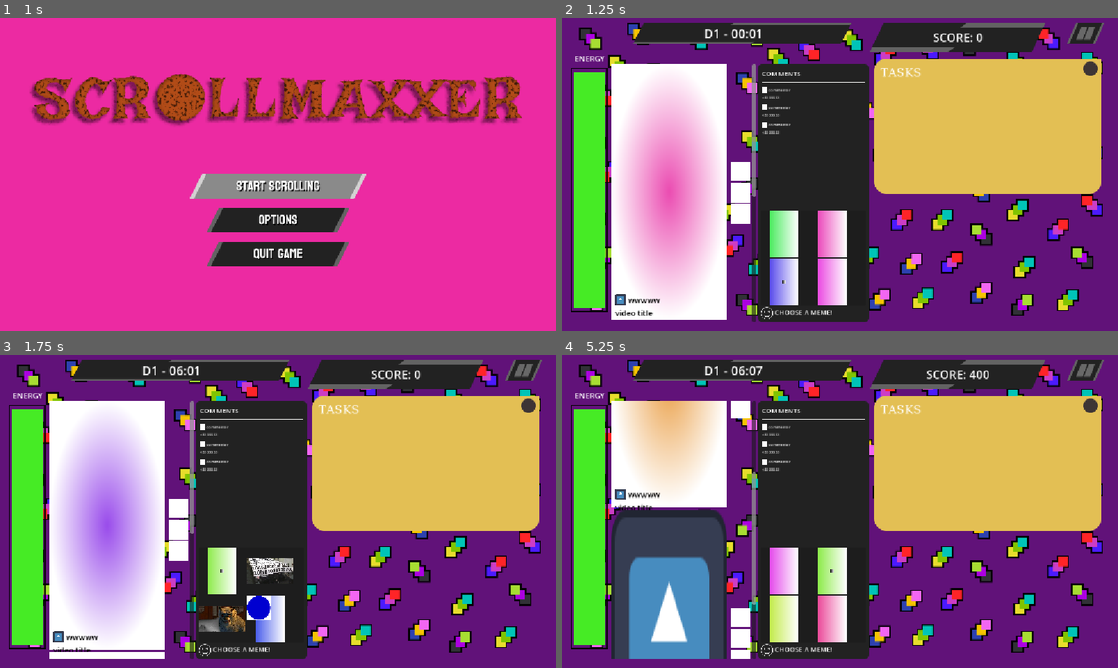
Above: before the commit, frames 1-4 (two rows, left to right).
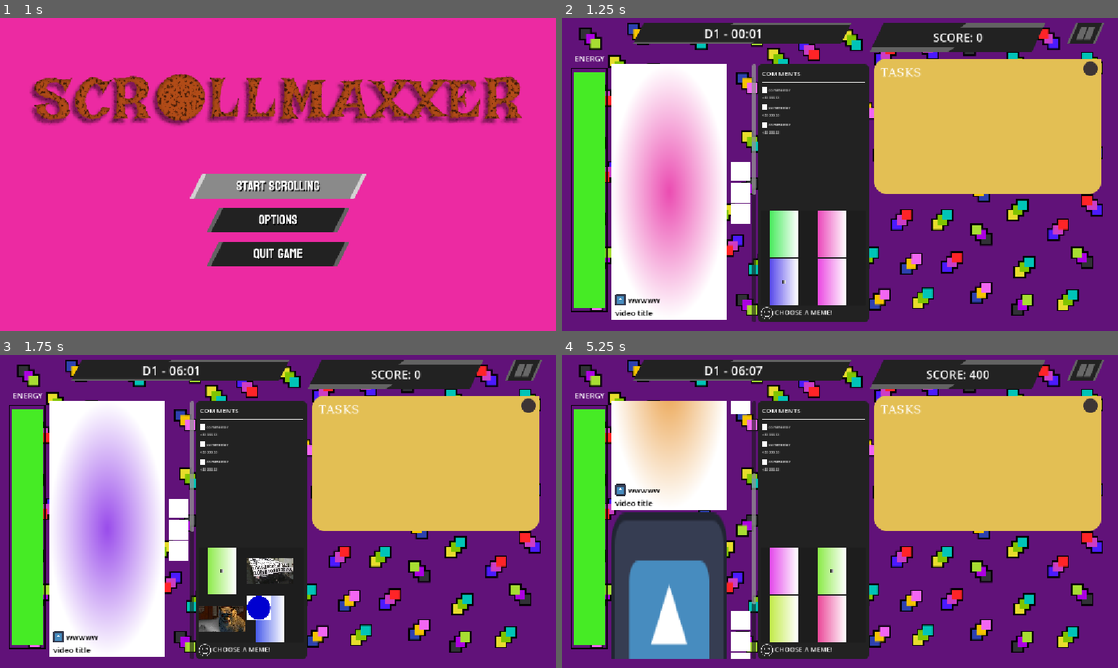
Above: after the commit, the same moments.

Repository: shi-reker/ScrollMaxxer
Game: Godot game, scene res://Scenes/main_menu.tscn
Same seed, same stepped clock (60 frames per second), same inputs: the game is played once before the commit and once after it. The engine's default icon, where the game draws it, is replaced by a stand-in: a white triangle on a blue panel in a dark square. Sound files missing from this copy of the repository are replaced by a short silence.
Inputs (mouse positions are in pixels of both pictures, inside the frame that each line leads up to):
- Up to frame 1 (1 s): click (278, 187) at 0.5 s
- Up to frame 2 (1.25 s): no input
- Up to frame 3 (1.75 s): click (222, 570) at 1.25 s
- Up to frame 4 (5.25 s): click (834, 570) at 2 s; click (784, 617) at 2.75 s; click (834, 617) at 3.5 s; click (784, 570) at 4.25 s; click (834, 570) at 5 s

Frame 1 is identical in both runs. In frame 2, less than 0.1% of the frame differs, in the area x 34-52%, y 56-92%; in frame 3, 0.3%; in frame 4, 1.4%, in the area x 8-52%, y 18-96%.

Commit message:
asset resize

Diff:
--- a/Scenes/comments_panel.tscn
+++ b/Scenes/comments_panel.tscn
@@ -15,10 +15,10 @@
 font_size = 14
 
 [node name="MemePanel" type="Control" unique_id=321387236]
-custom_minimum_size = Vector2(230, 520)
+custom_minimum_size = Vector2(230, 535)
 layout_mode = 3
 anchors_preset = 0
-offset_bottom = 520.0
+offset_bottom = 535.0
 
 [node name="Panel" type="Panel" parent="." unique_id=1966061400]
 layout_mode = 1
--- a/Scenes/content.tscn
+++ b/Scenes/content.tscn
@@ -16,7 +16,7 @@
 font_color = Color(0, 0, 0, 1)
 
 [node name="Content" type="Control" unique_id=474919709 node_paths=PackedStringArray("sprite")]
-custom_minimum_size = Vector2(240, 520)
+custom_minimum_size = Vector2(240, 535)
 custom_maximum_size = Vector2(245, 540)
 layout_mode = 3
 anchors_preset = 15
--- a/Scenes/main.tscn
+++ b/Scenes/main.tscn
@@ -276,7 +276,7 @@
 layout_mode = 2
 size_flags_horizontal = 4
 size_flags_vertical = 4
-max_y = 560
+max_y = 535
 content_stats = ExtResource("15_h1bgf")
 
 [node name="TextureRect" parent="BG layer/UI layer/DevicePanel/ContentPanel/ContentList/Content" index="1" unique_id=616836054]
@@ -286,7 +286,7 @@
 layout_mode = 2
 size_flags_horizontal = 4
 size_flags_vertical = 4
-max_y = 560
+max_y = 535
 
 [node name="MemePanel" parent="BG layer/UI layer/DevicePanel" unique_id=321387236 instance=ExtResource("14_fevyy")]
 layout_mode = 2
--- a/assets/temp_content_sprite.tres
+++ b/assets/temp_content_sprite.tres
@@ -5,4 +5,4 @@
 [resource]
 gradient = SubResource("Gradient_mj5aw")
 width = 320
-height = 520
+height = 535
--- a/resources/memes/angry_red_face.tres
+++ b/resources/memes/angry_red_face.tres
@@ -8,7 +8,7 @@
 [sub_resource type="GradientTexture2D" id="GradientTexture_202"]
 gradient = SubResource("Gradient_202")
 width = 320
-height = 520
+height = 535
 
 [resource]
 script = ExtResource("1_script")
--- a/resources/memes/anime_dislike1.tres
+++ b/resources/memes/anime_dislike1.tres
@@ -8,7 +8,7 @@
 [sub_resource type="GradientTexture2D" id="GradientTexture_204"]
 gradient = SubResource("Gradient_204")
 width = 320
-height = 520
+height = 535
 
 [resource]
 script = ExtResource("1_script")
--- a/resources/memes/anime_like1.tres
+++ b/resources/memes/anime_like1.tres
@@ -8,7 +8,7 @@
 [sub_resource type="GradientTexture2D" id="GradientTexture_203"]
 gradient = SubResource("Gradient_203")
 width = 320
-height = 520
+height = 535
 
 [resource]
 script = ExtResource("1_script")
--- a/resources/memes/dummy_meme_01.tres
+++ b/resources/memes/dummy_meme_01.tres
@@ -8,7 +8,7 @@
 [sub_resource type="GradientTexture2D" id="GradientTexture_301"]
 gradient = SubResource("Gradient_301")
 width = 320
-height = 520
+height = 535
 
 [resource]
 script = ExtResource("1_script")
--- a/resources/memes/dummy_meme_02.tres
+++ b/resources/memes/dummy_meme_02.tres
@@ -8,7 +8,7 @@
 [sub_resource type="GradientTexture2D" id="GradientTexture_302"]
 gradient = SubResource("Gradient_302")
 width = 320
-height = 520
+height = 535
 
 [resource]
 script = ExtResource("1_script")
--- a/resources/memes/dummy_meme_03.tres
+++ b/resources/memes/dummy_meme_03.tres
@@ -8,7 +8,7 @@
 [sub_resource type="GradientTexture2D" id="GradientTexture_303"]
 gradient = SubResource("Gradient_303")
 width = 320
-height = 520
+height = 535
 
 [resource]
 script = ExtResource("1_script")
--- a/resources/memes/dummy_meme_04.tres
+++ b/resources/memes/dummy_meme_04.tres
@@ -8,7 +8,7 @@
 [sub_resource type="GradientTexture2D" id="GradientTexture_304"]
 gradient = SubResource("Gradient_304")
 width = 320
-height = 520
+height = 535
 
 [resource]
 script = ExtResource("1_script")
--- a/resources/memes/dummy_meme_05.tres
+++ b/resources/memes/dummy_meme_05.tres
@@ -8,7 +8,7 @@
 [sub_resource type="GradientTexture2D" id="GradientTexture_305"]
 gradient = SubResource("Gradient_305")
 width = 320
-height = 520
+height = 535
 
 [resource]
 script = ExtResource("1_script")
--- a/resources/memes/dummy_meme_06.tres
+++ b/resources/memes/dummy_meme_06.tres
@@ -8,7 +8,7 @@
 [sub_resource type="GradientTexture2D" id="GradientTexture_306"]
 gradient = SubResource("Gradient_306")
 width = 320
-height = 520
+height = 535
 
 [resource]
 script = ExtResource("1_script")
--- a/resources/memes/dummy_meme_07.tres
+++ b/resources/memes/dummy_meme_07.tres
@@ -8,7 +8,7 @@
 [sub_resource type="GradientTexture2D" id="GradientTexture_307"]
 gradient = SubResource("Gradient_307")
 width = 320
-height = 520
+height = 535
 
 [resource]
 script = ExtResource("1_script")
--- a/resources/memes/dummy_meme_08.tres
+++ b/resources/memes/dummy_meme_08.tres
@@ -8,7 +8,7 @@
 [sub_resource type="GradientTexture2D" id="GradientTexture_308"]
 gradient = SubResource("Gradient_308")
 width = 320
-height = 520
+height = 535
 
 [resource]
 script = ExtResource("1_script")
--- a/resources/memes/dummy_meme_09.tres
+++ b/resources/memes/dummy_meme_09.tres
@@ -8,7 +8,7 @@
 [sub_resource type="GradientTexture2D" id="GradientTexture_309"]
 gradient = SubResource("Gradient_309")
 width = 320
-height = 520
+height = 535
 
 [resource]
 script = ExtResource("1_script")
--- a/resources/memes/dummy_meme_10.tres
+++ b/resources/memes/dummy_meme_10.tres
@@ -8,7 +8,7 @@
 [sub_resource type="GradientTexture2D" id="GradientTexture_310"]
 gradient = SubResource("Gradient_310")
 width = 320
-height = 520
+height = 535
 
 [resource]
 script = ExtResource("1_script")
--- a/resources/memes/dummy_meme_11.tres
+++ b/resources/memes/dummy_meme_11.tres
@@ -8,7 +8,7 @@
 [sub_resource type="GradientTexture2D" id="GradientTexture_311"]
 gradient = SubResource("Gradient_311")
 width = 320
-height = 520
+height = 535
 
 [resource]
 script = ExtResource("1_script")
--- a/resources/memes/dummy_meme_12.tres
+++ b/resources/memes/dummy_meme_12.tres
@@ -8,7 +8,7 @@
 [sub_resource type="GradientTexture2D" id="GradientTexture_312"]
 gradient = SubResource("Gradient_312")
 width = 320
-height = 520
+height = 535
 
 [resource]
 script = ExtResource("1_script")
--- a/resources/memes/dummy_meme_13.tres
+++ b/resources/memes/dummy_meme_13.tres
@@ -8,7 +8,7 @@
 [sub_resource type="GradientTexture2D" id="GradientTexture_313"]
 gradient = SubResource("Gradient_313")
 width = 320
-height = 520
+height = 535
 
 [resource]
 script = ExtResource("1_script")
--- a/resources/memes/dummy_meme_14.tres
+++ b/resources/memes/dummy_meme_14.tres
@@ -8,7 +8,7 @@
 [sub_resource type="GradientTexture2D" id="GradientTexture_314"]
 gradient = SubResource("Gradient_314")
 width = 320
-height = 520
+height = 535
 
 [resource]
 script = ExtResource("1_script")
--- a/resources/memes/dummy_meme_15.tres
+++ b/resources/memes/dummy_meme_15.tres
@@ -8,7 +8,7 @@
 [sub_resource type="GradientTexture2D" id="GradientTexture_315"]
 gradient = SubResource("Gradient_315")
 width = 320
-height = 520
+height = 535
 
 [resource]
 script = ExtResource("1_script")
--- a/resources/memes/dummy_meme_16.tres
+++ b/resources/memes/dummy_meme_16.tres
@@ -8,7 +8,7 @@
 [sub_resource type="GradientTexture2D" id="GradientTexture_316"]
 gradient = SubResource("Gradient_316")
 width = 320
-height = 520
+height = 535
 
 [resource]
 script = ExtResource("1_script")
--- a/resources/memes/dummy_meme_17.tres
+++ b/resources/memes/dummy_meme_17.tres
@@ -8,7 +8,7 @@
 [sub_resource type="GradientTexture2D" id="GradientTexture_317"]
 gradient = SubResource("Gradient_317")
 width = 320
-height = 520
+height = 535
 
 [resource]
 script = ExtResource("1_script")
--- a/resources/memes/dummy_meme_18.tres
+++ b/resources/memes/dummy_meme_18.tres
@@ -8,7 +8,7 @@
 [sub_resource type="GradientTexture2D" id="GradientTexture_318"]
 gradient = SubResource("Gradient_318")
 width = 320
-height = 520
+height = 535
 
 [resource]
 script = ExtResource("1_script")
--- a/resources/memes/dummy_meme_19.tres
+++ b/resources/memes/dummy_meme_19.tres
@@ -8,7 +8,7 @@
 [sub_resource type="GradientTexture2D" id="GradientTexture_319"]
 gradient = SubResource("Gradient_319")
 width = 320
-height = 520
+height = 535
 
 [resource]
 script = ExtResource("1_script")
--- a/resources/memes/dummy_meme_20.tres
+++ b/resources/memes/dummy_meme_20.tres
@@ -8,7 +8,7 @@
 [sub_resource type="GradientTexture2D" id="GradientTexture_320"]
 gradient = SubResource("Gradient_320")
 width = 320
-height = 520
+height = 535
 
 [resource]
 script = ExtResource("1_script")
--- a/scripts/contents/content.gd
+++ b/scripts/contents/content.gd
@@ -4,7 +4,7 @@
 
 @export var sprite: TextureRect
 @export var max_x: int = 320
-@export var max_y: int = 520
+@export var max_y: int = 535
 @export var content_stats: ContentStats:
 	set(value):
 		content_stats = value
